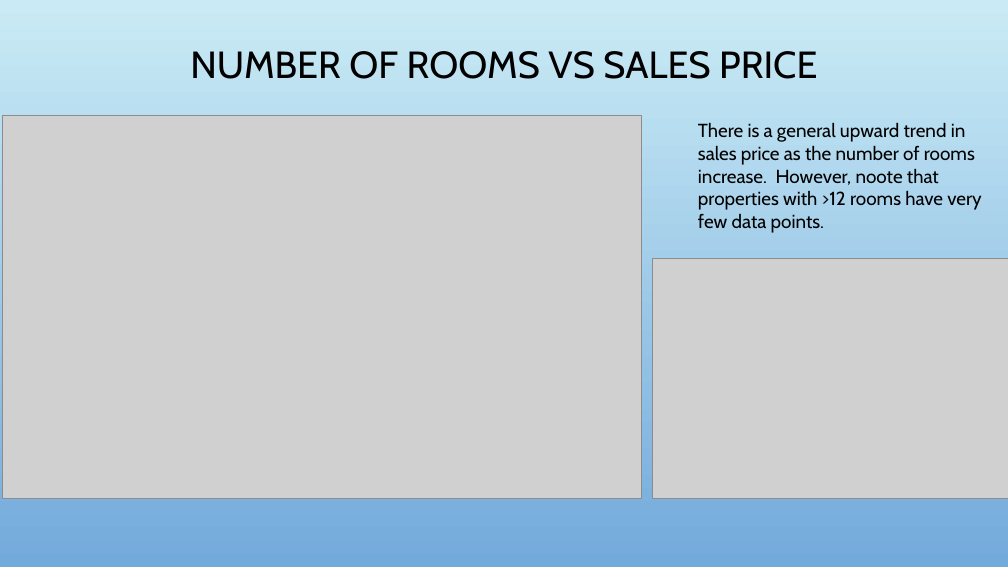
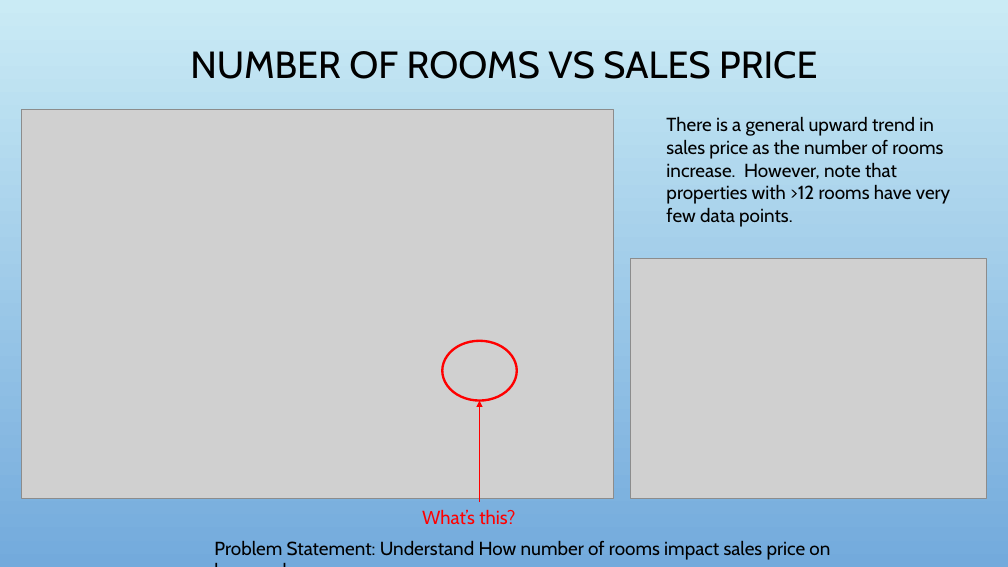
Before and after one commit to bloom4cats/Data-Analytics-2019-Group-4-v2, a slide deck: slide 9 of docs/Team 4 Lab 1.pptx (slide 10 before the commit). Drawn at 1008x567 pixels with LibreOffice and Linux fonts; fonts in the diff are those of the drawing; grey boxes stand for pictures; background and template pictures are left out. Boxes give left, top, right and bottom in pixels: in the first picture for what was removed or moved away, otherwise in the second. Text is boxed around its words. In the diff, an @@ line names an element or a change of style, - is before the commit and + after.

```diff
--- a/docs/Team 4 Lab 1.pptx
+++ b/docs/Team 4 Lab 1.pptx
@@ picture: place and size @@
-picture at (2, 115, 642, 499)
+picture at (22, 110, 614, 499)
@@ text at (666, 117, 950, 227): text changed @@
-There is a general upward trend in sales price as the number of rooms increase. However, noote that properties with >12 rooms have very few data points.
+There is a general upward trend in sales price as the number of rooms increase. However, note that properties with >12 rooms have very few data points.
@@ picture: place and size @@
-picture at (653, 258, 1008, 498)
+picture at (631, 258, 986, 498)
@@ ellipse added at (442, 341, 517, 401), outline #FF0000 2.25 pt @@
@@ arrow added from (479, 502) to (479, 401), #FF0000 0.75 pt @@
@@ text added at (422, 510, 515, 524), 18 pt, text #FF0000 @@
+What’s this?
@@ text added at (214, 541, 830, 560), 18 pt, text #000000 @@
+Problem Statement: Understand How number of rooms impact sales price on home sales
```
Also in this commit, not shown: 5 other slides changed, 4 slides added, 3 slides removed.
